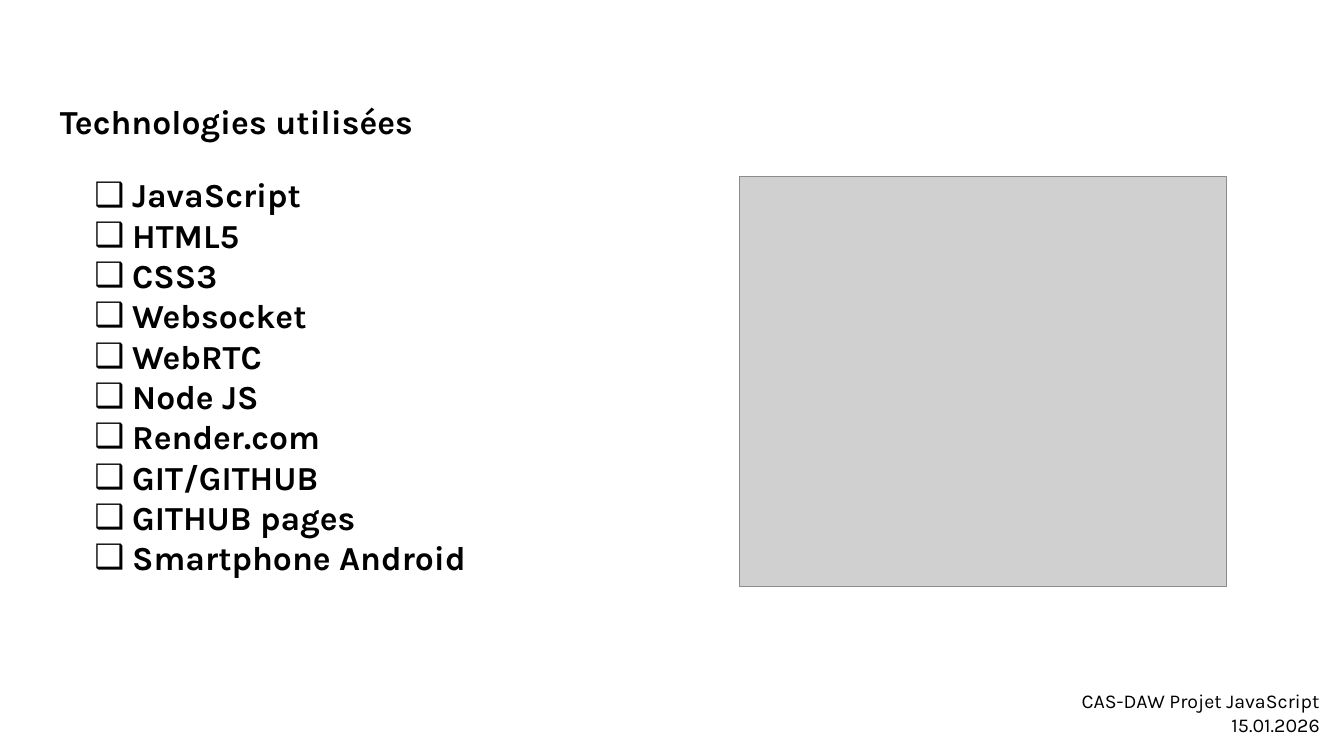
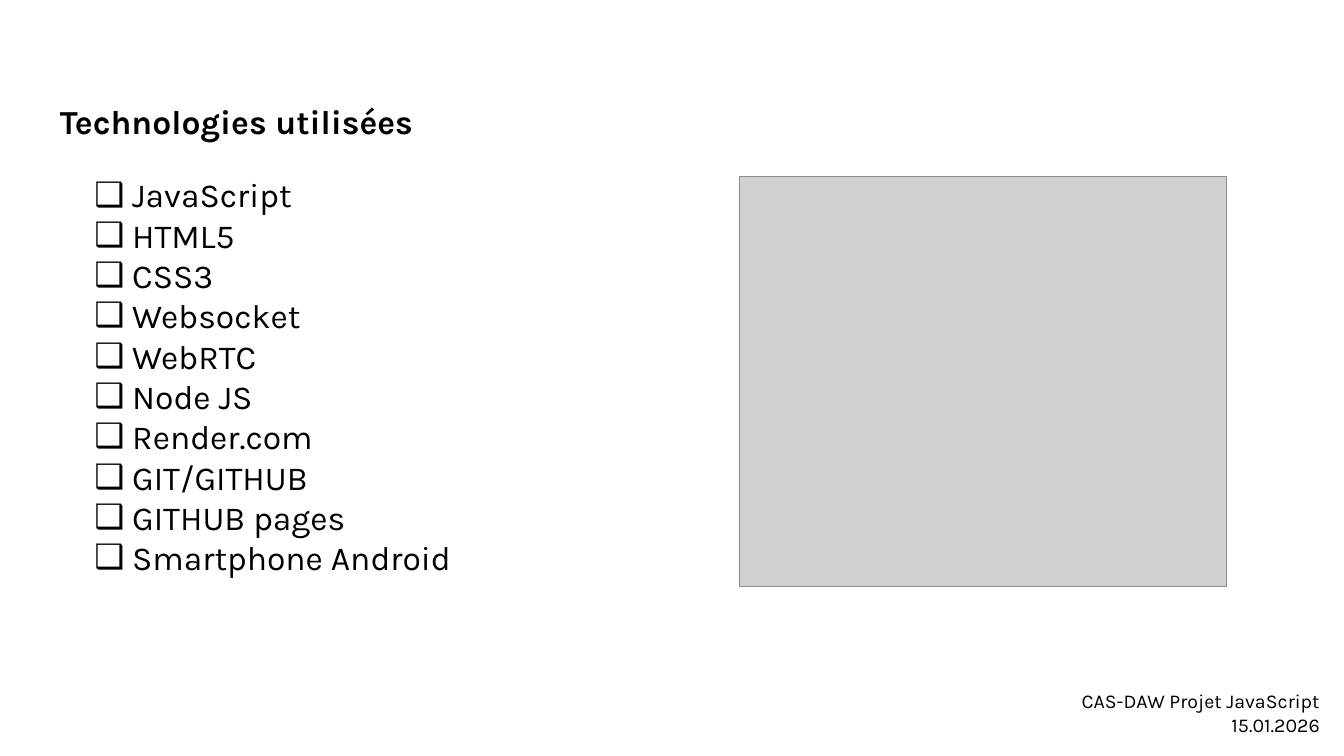
Before and after one commit to mwdolci/smartphone_datas, a slide deck: slide 7 of documents/Presentation_JS.pptx. Drawn at 1344x756 pixels with LibreOffice and Linux fonts; fonts in the diff are those of the drawing; grey boxes stand for pictures; background and template pictures are left out. Boxes give left, top, right and bottom in pixels: in the first picture for what was removed or moved away, otherwise in the second. Text is boxed around its words. In the diff, an @@ line names an element or a change of style, - is before the commit and + after.

```diff
--- a/documents/Presentation_JS.pptx
+++ b/documents/Presentation_JS.pptx
@@ text "JavaScript" at (132,184,451,578): bold off @@
```
Also in this commit, not shown: 4 other slides changed.
